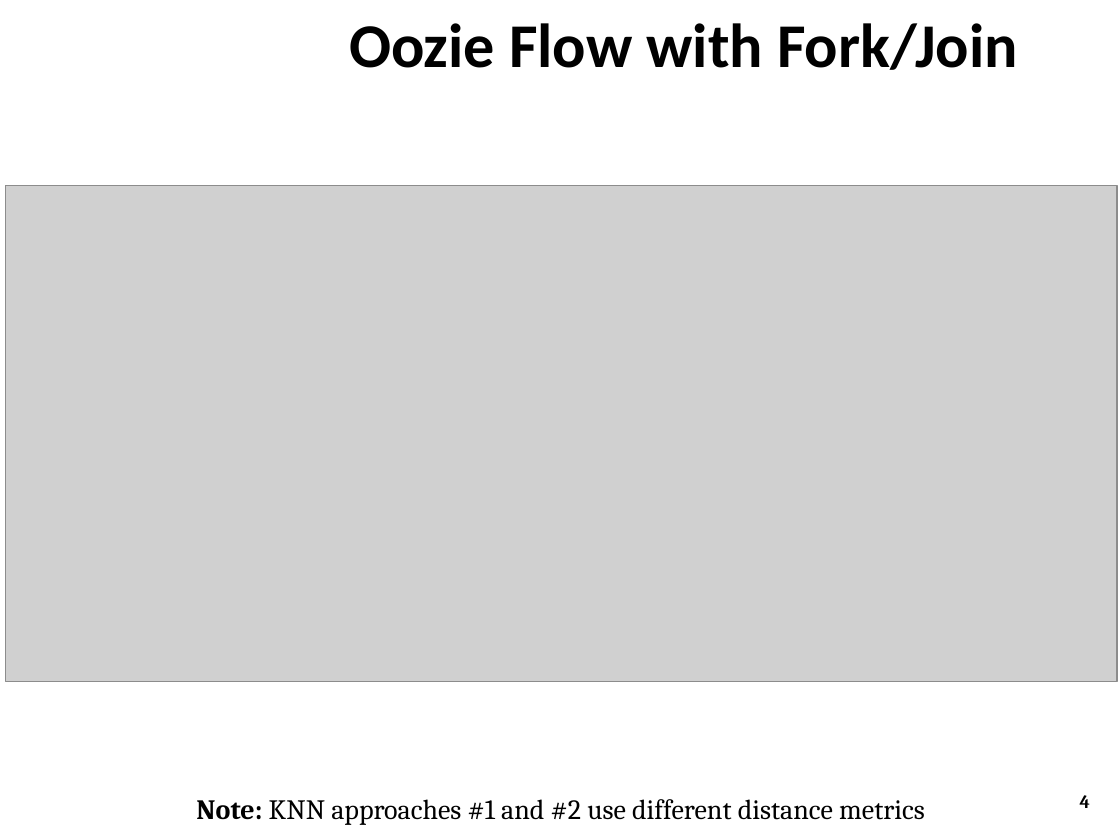
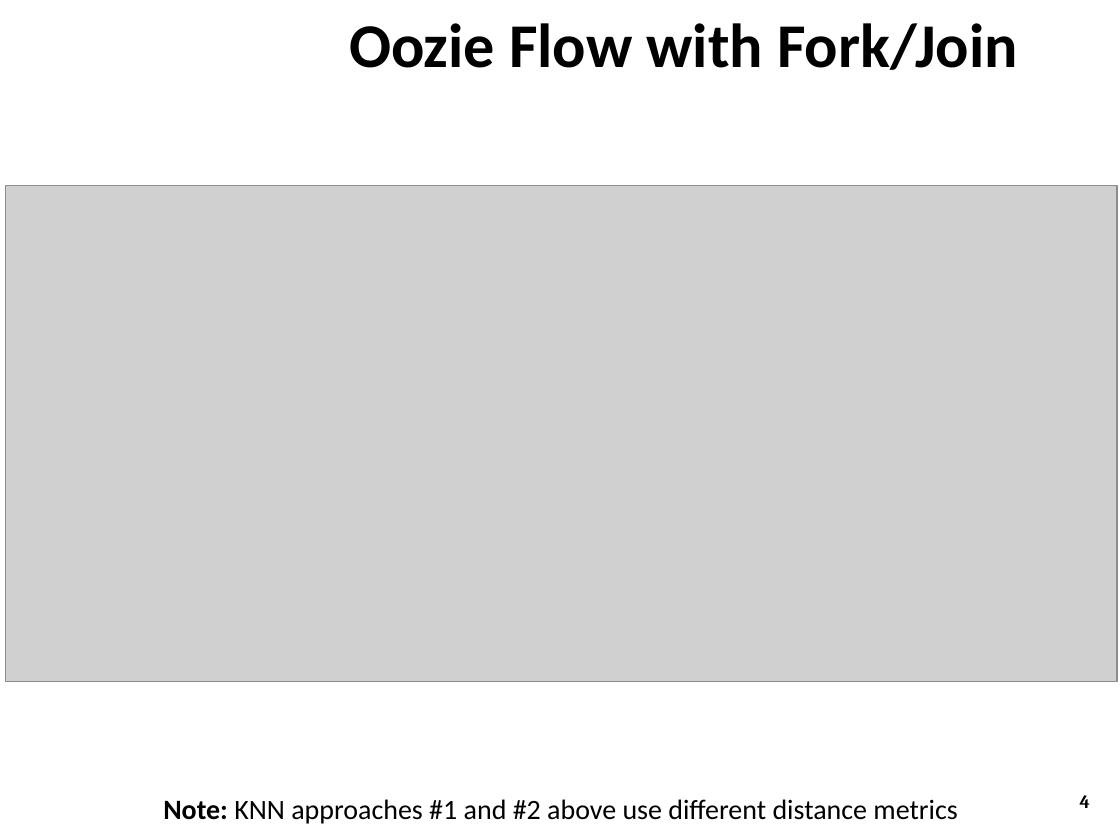
Before and after one commit to ZaydH/CS286_Project, a slide deck: slide 4 of Presentation/CS286 - Ensemble Classifier on AWS.pptx. Drawn at 1120x840 pixels with LibreOffice and Linux fonts; fonts in the diff are those of the drawing; grey boxes stand for pictures; background and template pictures are left out. Boxes give left, top, right and bottom in pixels: in the first picture for what was removed or moved away, otherwise in the second. Text is boxed around its words. In the diff, an @@ line names an element or a change of style, - is before the commit and + after.

```diff
--- a/Presentation/CS286 - Ensemble Classifier on AWS.pptx
+++ b/Presentation/CS286 - Ensemble Classifier on AWS.pptx
@@ text at <box>163,799,957,824</box>: text changed; font Cambria to Calibri @@
-Note: KNN approaches #1 and #2 use different distance metrics
+Note: KNN approaches #1 and #2 above use different distance metrics
```
Also in this commit, not shown: 5 other slides changed, 1 other file.
